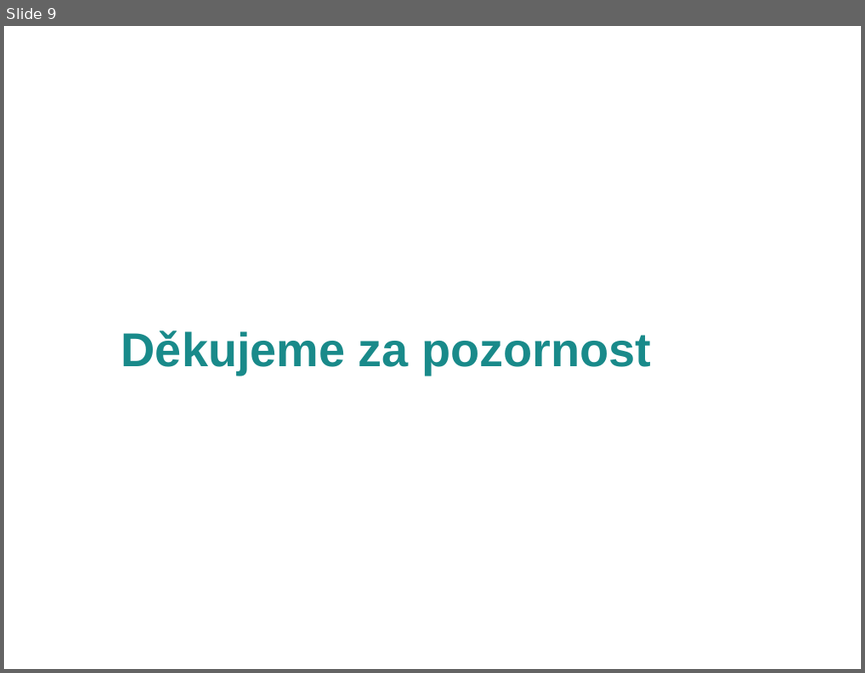
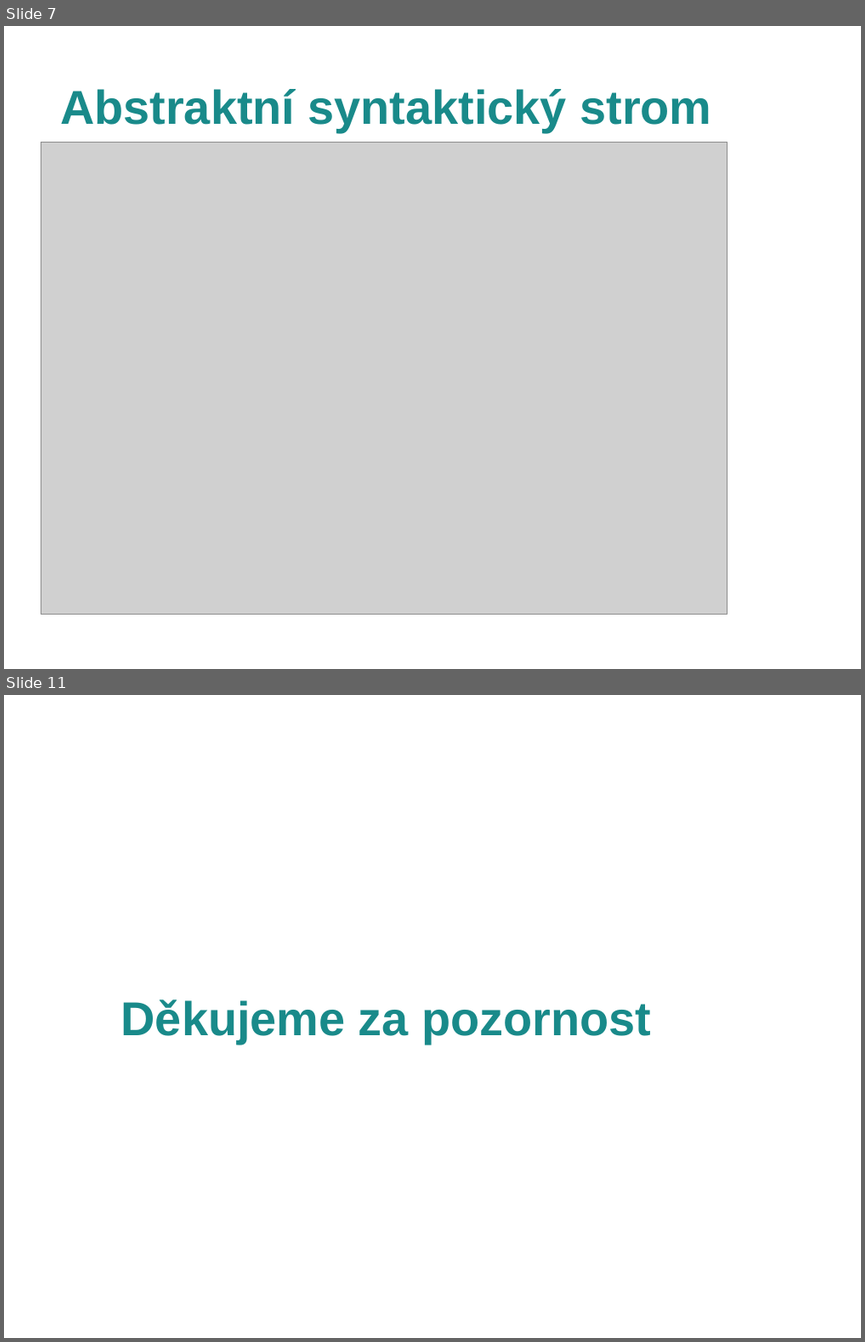
Before and after one commit to honza889/IFJ12, a slide deck: obhajoba/prezentace.odp. Shown one above the other, each under a label of ours: slide 9 before the commit, slides 7 and 11 after it; the slides between them are not shown. The pictures are 865x673 and 865x1342 pixels, drawn with LibreOffice and Linux fonts; fonts in the diff are those of the drawing; grey boxes stand for pictures; background and template pictures are left out. Boxes give left, top, right and bottom in pixels: in the first picture for what was removed or moved away, otherwise in the second. Text is boxed around its words. In the diff, an @@ line names an element or a change of style, - is before the commit and + after.

```diff
--- a/obhajoba/prezentace.odp
+++ b/obhajoba/prezentace.odp
@@ slide 7 added at (4,26,861,669), background picture (left out) @@
@@ title added at (60,89,711,132), 44 pt, text #198A8A, bold @@
+Abstraktní syntaktický strom
@@ picture added at (41,142,727,614) @@
@@ what was slide 9 is now slide 11 @@
```
Also in this commit, not shown: 6 slides changed, 2 other slides added, 1 slide removed.
